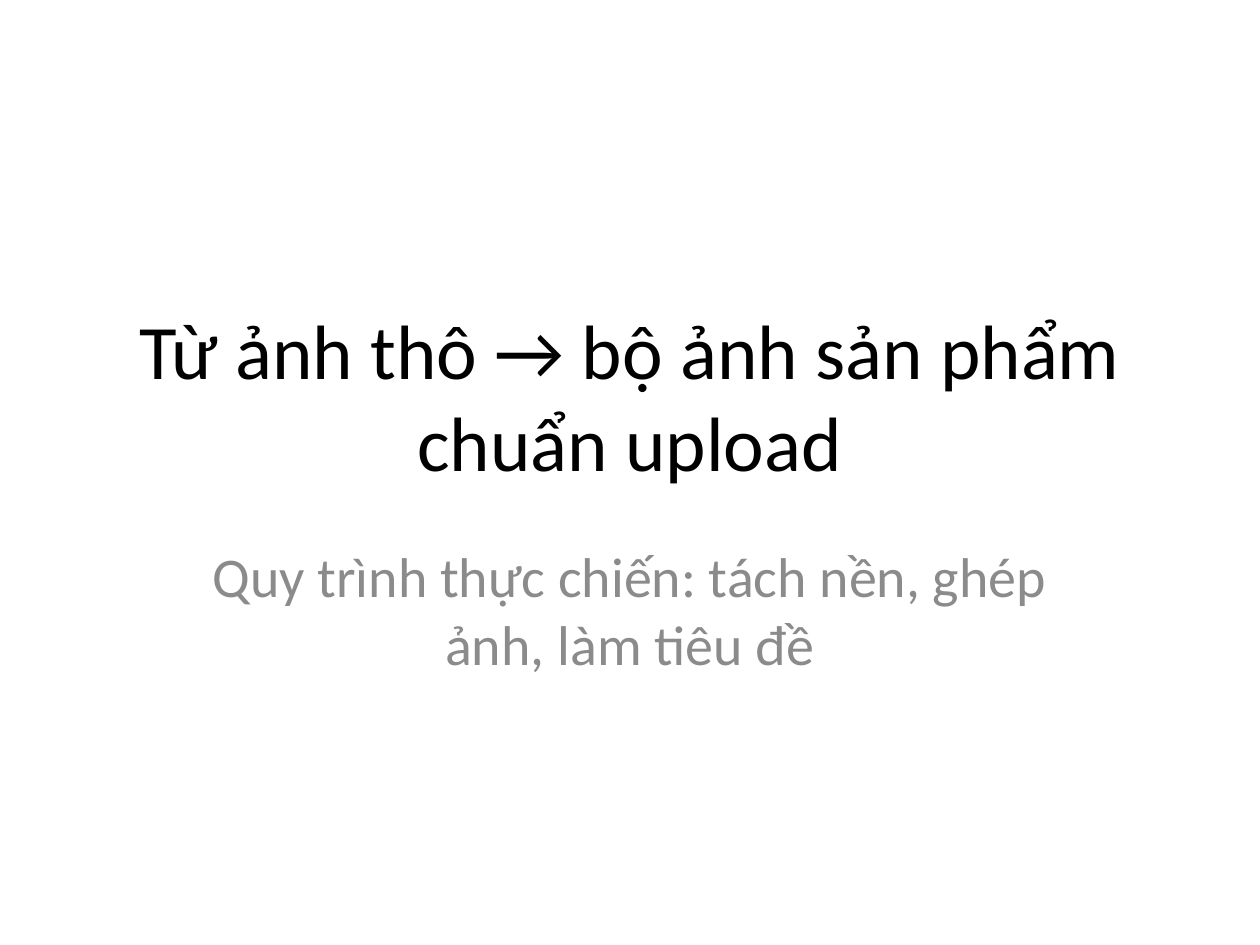
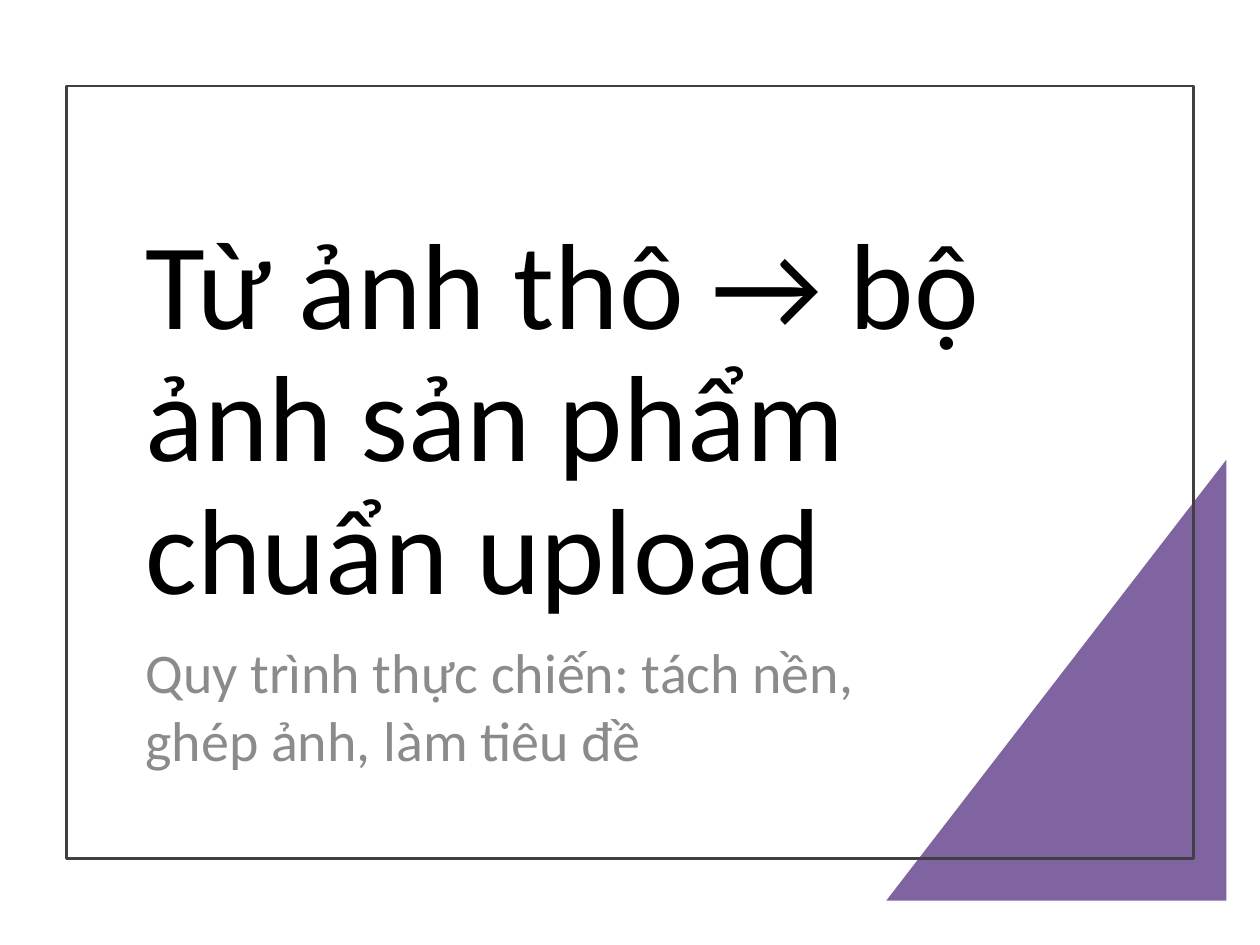
Before and after one commit to SokKimThanh/Yas-upload-hinh, a slide deck: slide 1 of Linh Kiện Khuôn Ép Nhựa/33-tapered-pin-set-standard-installation-type-suj2/yas-tek-full-ky-nang-upload-sp.pptx. Drawn at 1260x945 pixels with LibreOffice and Linux fonts; fonts in the diff are those of the drawing. Boxes give left, top, right and bottom in pixels: in the first picture for what was removed or moved away, otherwise in the second. Text is boxed around its words. In the diff, an @@ line names an element or a change of style, - is before the commit and + after.

```diff
--- a/Linh Kiện Khuôn Ép Nhựa/33-tapered-pin-set-standard-installation-type-suj2/yas-tek-full-ky-nang-upload-sp.pptx
+++ b/Linh Kiện Khuôn Ép Nhựa/33-tapered-pin-set-standard-installation-type-suj2/yas-tek-full-ky-nang-upload-sp.pptx
@@ rectangle added at (x1=67, y1=86, x2=1193, y2=858), outline #404040 1.5 pt @@
@@ title "Từ ảnh thô → bộ ..." moved from (x1=139, y1=319, x2=1119, y2=484) to (x1=145, y1=243, x2=979, y2=614) @@
@@ title "Từ ảnh thô → bộ ..." at (x1=145, y1=243, x2=979, y2=614): size 44 to 70 pt; alignment centre to left; line spacing 1 to 0.9; vertical alignment middle to bottom @@
@@ right triangle added at (x1=886, y1=460, x2=1226, y2=901), fill #8064A2 @@
@@ subtitle "Quy trình thực chiến: tách ..." moved from (x1=213, y1=555, x2=1046, y2=672) to (x1=145, y1=651, x2=854, y2=771) @@
@@ subtitle "Quy trình thực chiến: tách ..." at (x1=145, y1=651, x2=854, y2=771): alignment centre to left @@
```
Also in this commit, not shown: 7 other slides changed, 2 other files.
